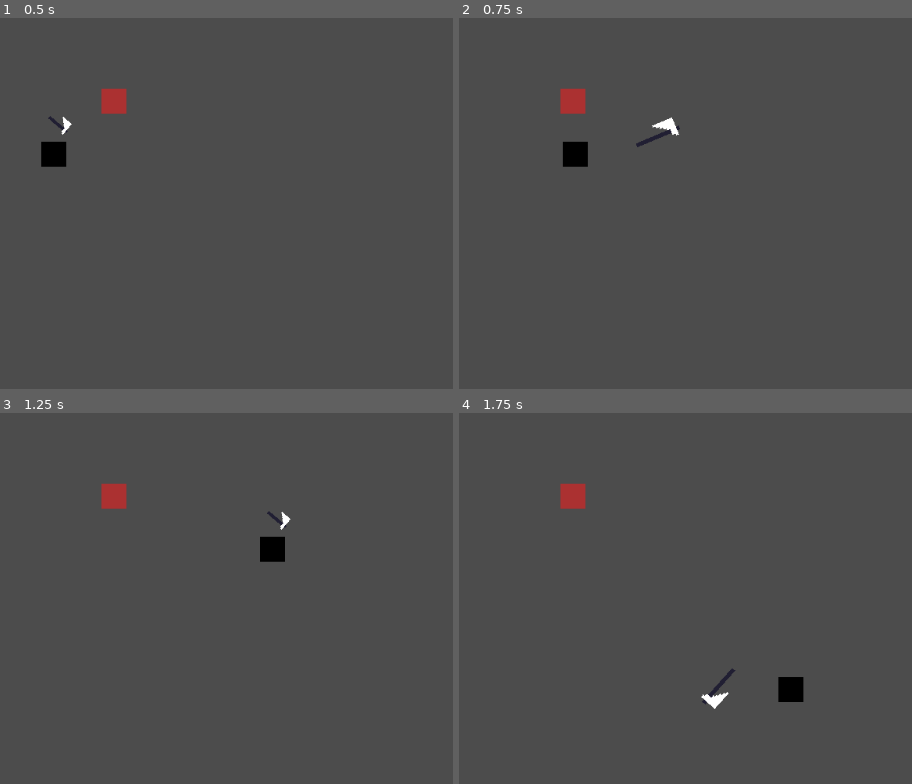
Above: before the commit, frames 1-4 (two rows, left to right).
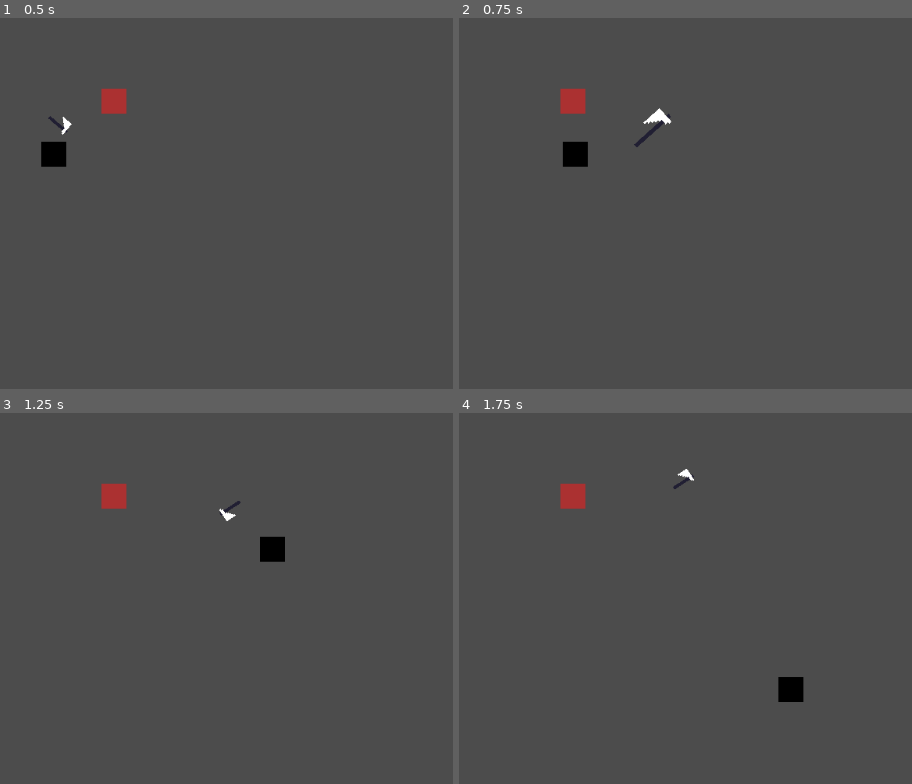
Above: after the commit, the same moments.

Repository: renzoventura/god-of-war
Game: Godot game, scene res://scenes/level/TemplateLevel.tscn
Same seed, same stepped clock (60 frames per second), same inputs: the game is played once before the commit and once after it.
Inputs (mouse positions are in pixels of both pictures, inside the frame that each line leads up to):
- Up to frame 1 (0.5 s): no input
- Up to frame 2 (0.75 s): tap Enter at 0.5 s; move the mouse to (690, 133) at 0.52 s; hold D (right) from 0.53 s (still down); click (690, 133) at 0.6 s
- Up to frame 3 (1.25 s): keep holding D (right); right-click (231, 528) at 0.8 s
- Up to frame 4 (1.75 s): move the mouse to (outside the picture) at 1.27 s; release D (right) at 1.28 s; hold S (down) from 1.28 s (still down); right-click (outside the picture) at 1.35 s; click (outside the picture) at 1.55 s

Frame 1 is identical in both runs. In frame 2, 0.4% of the frame differs, in the area x 38-49%, y 24-35%; in frame 3, 0.2%; in frame 4, 0.3%.

Commit message:
Implemented basic throw mechanic

Diff:
--- a/scenes/player/Player.gd
+++ b/scenes/player/Player.gd
@@ -6,6 +6,7 @@
 const FRICTION = 0.1
 
 onready var sword_position = $"Center"
+onready var sword_position_container = $"Center/offset"
 onready var sword = $"Center/offset/Sword"
 
 
@@ -14,7 +15,6 @@
 func _process(delta):
 	move()
 	move_sword()
-	attack()
 	move_and_slide(motion)
 
 func move():
@@ -30,10 +30,26 @@
 		motion.x = clamp(motion.x + SPEED, 0, MAX_SPEED)
 	else:
 		motion.x = lerp(motion.x, 0, FRICTION)
+#
+func move_sword():
+	if(!is_thrown):
+		sword_position.look_at(get_global_mouse_position())
+	else:
+		pass
 
-func move_sword():
-	sword_position.look_at(get_global_mouse_position())
 
-func attack():
-	if (Input.is_action_just_pressed("attack")):
-		sword.attack()
+func disable_axe_movement():
+	is_thrown = true
+
+func enable_axe_movement():
+	is_thrown = false
+
+func renew_axe():
+	if(is_thrown):
+		for n in sword_position_container.get_children():
+			sword_position_container.remove_child(n)
+			n.queue_free()
+		var preloadAxe = preload("res://scenes/player/Sword.tscn")
+		var axeInstance = preloadAxe;
+		sword_position_container.add_child(axeInstance)
+		print(str(sword_position_container.get_children().size()))
--- a/scenes/player/Player.tscn
+++ b/scenes/player/Player.tscn
@@ -7,7 +7,9 @@
 [sub_resource type="RectangleShape2D" id=1]
 extents = Vector2( 8, 8 )
 
-[node name="Player" type="KinematicBody2D"]
+[node name="Player" type="KinematicBody2D" groups=[
+"Player",
+]]
 collision_mask = 4
 script = ExtResource( 2 )
 
@@ -22,6 +24,7 @@
 
 [node name="offset" type="Position2D" parent="Center"]
 position = Vector2( 15, 15 )
-rotation = -1.74533
+rotation = -6.28319
 
 [node name="Sword" parent="Center/offset" instance=ExtResource( 3 )]
+rotation = -1.49012e-08
--- a/scenes/player/Sword.gd
+++ b/scenes/player/Sword.gd
@@ -6,27 +6,73 @@
 
 var is_thrown = false;
 
+enum {IDLE, FLY, STICK}
+export (float) var acceleration = 0.1 * 60
+export (float) var retrieve_speed = 3.5 * 60
+export (float) var return_speed = 0.5 * 60
+onready var parent: = get_parent()
+var can_return: bool = true
+var state: int = IDLE
+var velocity: = Vector2.ZERO
+var pos: = Vector2.ZERO
+var speed:float
+
 func _ready():
-	pass # Replace with function body.
+	idle_position()
 
-func _process(delta):
-	pass
+func _physics_process(delta):
+	match state:
+		IDLE:
+			idle()
+		FLY:
+			fly(delta)
+		STICK:
+			stick()
 
 func attack():
 	animationPlayer.play("Swing")
 
-func use_skill():
-	pass
-#	if(!is_thrown):
-#		throw()
-#	else:
-#		retrieve()
+func idle():
+	if Input.is_action_just_pressed("attack"):
+		attack()
+	if Input.is_action_just_pressed("throw"):
+		retrieve()
+		get_tree().call_group("Player", "disable_axe_movement")
 
-func throw():
-	pass
-#	var GrabedInstance= MySmokeResource.instance()
+func fly(delta:float):
+	velocity += (get_target() - pos).normalized() * speed
+	velocity = velocity.clamped(retrieve_speed)
+	pos += velocity*delta #variable for disconnecting from parent movement
+	global_position = pos
+	rotation_degrees += 360*delta*7
+	if can_return && pos.distance_to(get_target()) < 8:
+		state = STICK
+
+func stick():
+	#place for your solution
+	global_position = global_position.linear_interpolate(get_target(), 0.2)
+	var dist = global_position.distance_to(get_target())
+	if dist < 1:
+		idle_position()
+
+func retrieve():
+	state = FLY
+	can_return = false
+	$Timer.start()
+	velocity = (get_global_mouse_position() - global_position).normalized() * retrieve_speed
+	speed = acceleration
+	pos = global_position #variable for disconnecting from parent movement
+
+func idle_position():
+	state = IDLE
+#	global_position = get_target()
+
+func get_target()->Vector2:
+	var player = get_tree().get_root().find_node("Player", true, false)
+	var player_direction = (player.global_position - global_position)
+	return player_direction + Vector2(0,-2)
 
 
-#
-#func retrieve():
-#	pass
+func _on_Timer_timeout():
+	can_return = true
+	speed = return_speed
--- a/scenes/player/Sword.tscn
+++ b/scenes/player/Sword.tscn
@@ -87,7 +87,6 @@
 extents = Vector2( 5.27744, 3.44976 )
 
 [node name="Axe" type="Node2D"]
-rotation = 1.74533
 script = ExtResource( 2 )
 
 [node name="Area2D" type="Area2D" parent="."]
@@ -104,12 +103,10 @@
 anims/SwingAxe = SubResource( 3 )
 
 [node name="CollisionShape2D" type="CollisionShape2D" parent="Area2D"]
-visible = false
 position = Vector2( 4.79944, 10.5168 )
 rotation = -2.93557e-08
 scale = Vector2( 1.01521, 1.0268 )
 shape = SubResource( 2 )
 
-[node name="ThrownAxeContainerPosition" type="Position2D" parent="."]
-
-[node name="ThrownAxeContainer" type="Node2D" parent="ThrownAxeContainerPosition"]
+[node name="Timer" type="Timer" parent="."]
+wait_time = 10.0
--- a/scenes/player/ThrownAxe.gd
+++ /dev/null
@@ -1,68 +0,0 @@
-extends Node2D
-
-enum {IDLE, FLY, STICK}
-export (float) var acceleration = 0.1 * 60
-export (float) var retrieve_speed = 3.5 * 60
-export (float) var return_speed = 0.5 * 60
-onready var parent: = get_parent()
-var can_return: bool = true
-var state: int = IDLE
-var velocity: = Vector2.ZERO
-var pos: = Vector2.ZERO
-var speed:float
-
-func _ready():
-	idle_position()
-	retrieve()
-
-func _physics_process(delta):
-	match state:
-		IDLE:
-			idle()
-		FLY:
-			fly(delta)
-		STICK:
-			stick()
-
-func idle():
-	look_at(get_global_mouse_position())
-#	if Input.is_action_just_pressed("retrieve"):
-#		retrieve()
-
-func fly(delta:float):
-	velocity += (get_target() - pos).normalized() * speed
-	velocity = velocity.clamped(retrieve_speed)
-	pos += velocity*delta #variable for disconnecting from parent movement
-	global_position = pos
-	rotation_degrees += 360*delta*4
-	if can_return && pos.distance_to(get_target()) < 8:
-		state = STICK
-
-func stick():
-	#place for your solution
-	global_position = global_position.linear_interpolate(get_target(), 0.2)
-	var dist = global_position.distance_to(get_target())
-	if dist < 1:
-		idle_position()
-
-func retrieve():
-	state = FLY
-	can_return = false
-	$Timer.start()
-	velocity = (get_global_mouse_position() - global_position).normalized() * retrieve_speed
-	speed = acceleration
-	pos = global_position #variable for disconnecting from parent movement
-
-func idle_position():
-	state = IDLE
-	global_position = get_target()
-
-func get_target()->Vector2:
-	var player = get_tree().get_root().find_node("Player", true, false)
-	var player_direction = (player.global_position - global_position)
-	return player_direction + Vector2(0,-2)
-
-
-func _on_Timer_timeout():
-	can_return = true
-	speed = return_speed
--- a/scenes/player/ThrownAxe.tscn
+++ /dev/null
@@ -1,14 +0,0 @@
-[gd_scene load_steps=3 format=2]
-
-[ext_resource path="res://assets/player/axe.png" type="Texture" id=1]
-[ext_resource path="res://scenes/player/ThrownAxe.gd" type="Script" id=2]
-
-[node name="ThrownAxe" type="Node2D"]
-position = Vector2( -0.624992, 0.347214 )
-scale = Vector2( 1.2, 1.8 )
-script = ExtResource( 2 )
-
-[node name="Sprite" type="Sprite" parent="."]
-texture = ExtResource( 1 )
-
-[node name="Timer" type="Timer" parent="."]
